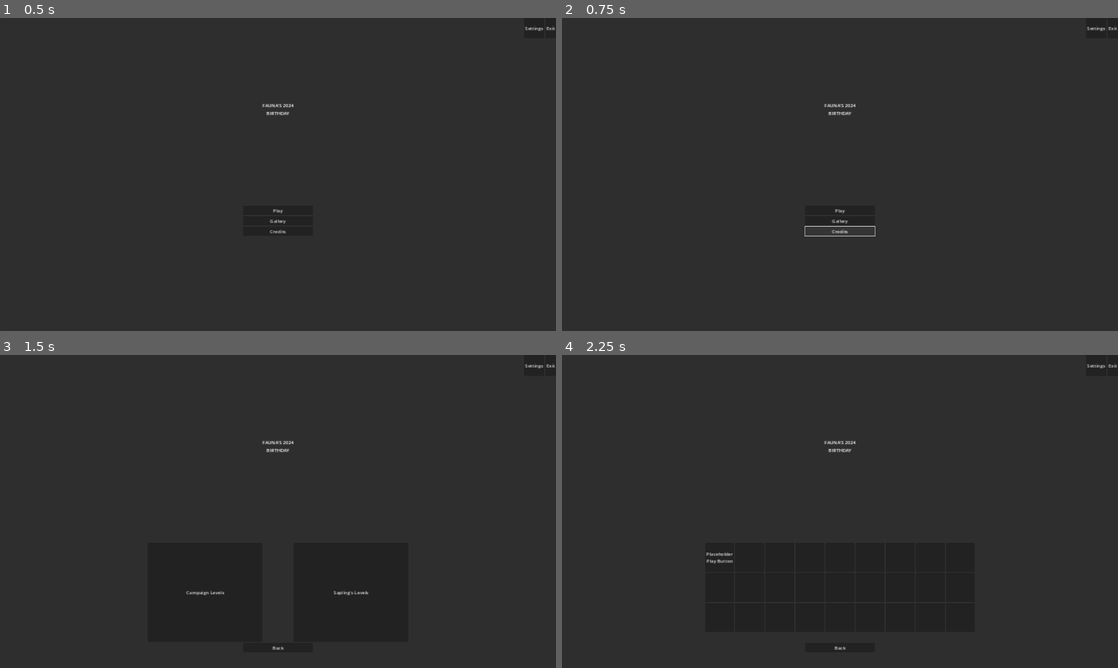
Above: before the commit, frames 1-4 (two rows, left to right).
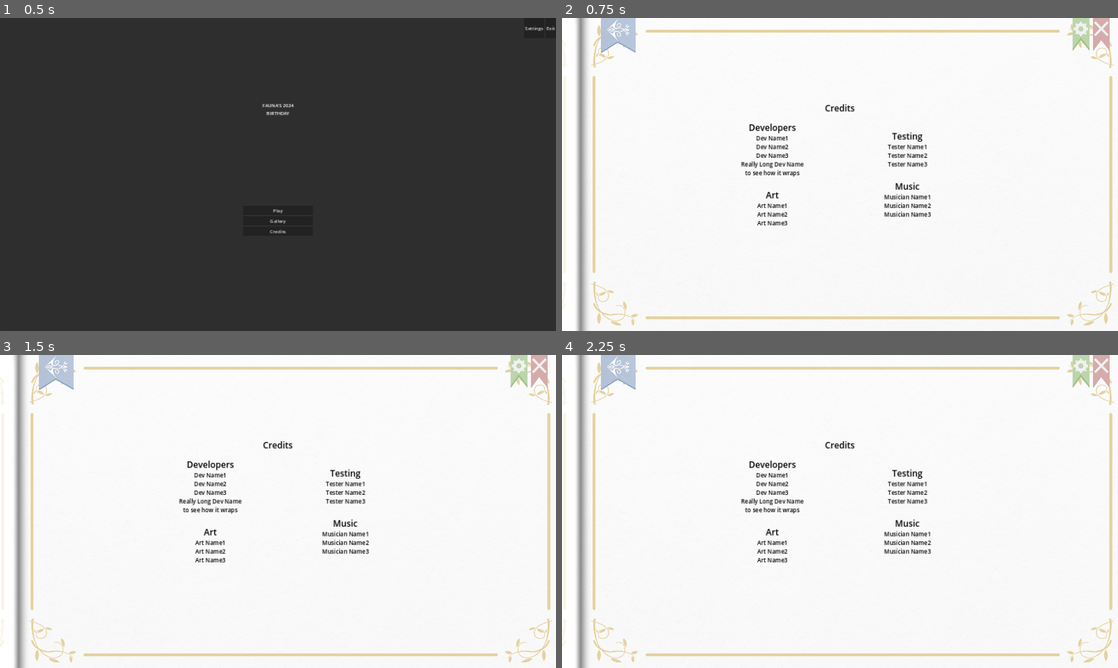
Above: after the commit, the same moments.

Repository: Saplings-Projects/Birthday-2024
Game: Godot game, scene res://MainScenes/main_menu_old.tscn
Two runs of this game, one before a commit and one after it. Both use one fixed random seed, a clock stepped at 60 frames per second and the inputs below. This scene is started directly instead of the project's main scene.
Inputs (mouse positions are in pixels of both pictures, inside the frame that each line leads up to):
- Up to frame 1 (0.5 s): no input
- Up to frame 2 (0.75 s): click "Credits" at 0.5 s
- Up to frame 3 (1.5 s): click (278, 545) at 1.25 s, where only the run before the commit has a clickable "Play"
- Up to frame 4 (2.25 s): click (767, 592) at 2 s, where only the run before the commit has a clickable "Campaign Levels"

Frame 1 is identical in both runs. In frame 2, 100% of the frame differs, in the area x 0-100%, y 0-100%; in frame 3, 100%; in frame 4, 100%.
Error before the commit: Invalid call. Nonexistent function 'GoToScreen' in base 'Nil'. (res://Scripts/Game/MainMenu/States/MainMenuStartState.gd:13)

Commit message:
Change MainMenuUiStartState to use ui manager func to show credits screen. Change CreditsScreen PackedScene to use box containers with rich text labels instead of a single rich text label

Diff:
--- a/Birthday-2024-Project/ScenePrefabs/CreditsScreen.tscn
+++ b/Birthday-2024-Project/ScenePrefabs/CreditsScreen.tscn
@@ -11,13 +11,23 @@
 
 [node name="CreditsScreen" type="Control"]
 layout_mode = 3
-anchors_preset = 0
+anchors_preset = 15
+anchor_right = 1.0
+anchor_bottom = 1.0
+grow_horizontal = 2
+grow_vertical = 2
 script = ExtResource("1_6as2f")
 
-[node name="Panel2" type="Panel" parent="."]
-layout_mode = 0
-
-[node name="TextureRect" type="TextureRect" parent="Panel2"]
+[node name="Control" type="Control" parent="."]
+layout_mode = 1
+anchors_preset = 15
+anchor_right = 1.0
+anchor_bottom = 1.0
+grow_horizontal = 2
+grow_vertical = 2
+pivot_offset = Vector2(960, 540)
+
+[node name="TextureRect" type="TextureRect" parent="Control"]
 layout_mode = 1
 anchors_preset = 15
 anchor_right = 1.0
@@ -28,68 +38,19 @@
 expand_mode = 3
 stretch_mode = 5
 
-[node name="TextureRect2" type="NinePatchRect" parent="Panel2"]
-offset_right = 1920.0
-offset_bottom = 1080.0
+[node name="TextureRect2" type="NinePatchRect" parent="Control"]
+layout_mode = 1
+anchors_preset = 15
+anchor_right = 1.0
+anchor_bottom = 1.0
+grow_horizontal = 2
+grow_vertical = 2
 texture = ExtResource("3_hr80e")
 patch_margin_left = 300
 patch_margin_top = 250
 patch_margin_right = 250
 patch_margin_bottom = 250
 
-[node name="CreditsText" type="RichTextLabel" parent="Panel2"]
-modulate = Color(0, 0, 0, 1)
-self_modulate = Color(0, 0, 0, 1)
-layout_mode = 1
-anchors_preset = 6
-anchor_left = 1.0
-anchor_top = 0.5
-anchor_right = 1.0
-anchor_bottom = 0.5
-offset_right = 1920.0
-offset_bottom = 1080.0
-grow_horizontal = 0
-grow_vertical = 2
-size_flags_horizontal = 4
-size_flags_vertical = 8
-bbcode_enabled = true
-text = "
-
-
-
-
-
-[center]Credits[/center]
-
-
-Developers
-Name here
-Name here
-Name here
-
-Testing
-Name here
-Name here
-Name here
-
-Music
-Name here
-Name here
-Name here
-
-Art
-Name here
-Name here
-Name here
-
-Sounds
-Name here
-Name here
-Name here
-"
-fit_content = true
-scroll_active = false
-
 [node name="Panel" type="Panel" parent="."]
 layout_mode = 1
 anchors_preset = 15
@@ -104,9 +65,9 @@
 anchors_preset = 1
 anchor_left = 1.0
 anchor_right = 1.0
-offset_left = 1760.0
+offset_left = -160.0
 offset_top = -200.0
-offset_right = 1824.0
+offset_right = -96.0
 offset_bottom = 120.0
 grow_horizontal = 0
 theme = ExtResource("4_nowih")
@@ -126,21 +87,122 @@
 anchors_preset = 1
 anchor_left = 1.0
 anchor_right = 1.0
-offset_left = 1830.0
+offset_left = -90.0
 offset_top = -200.0
-offset_right = 1894.0
+offset_right = -26.0
 offset_bottom = 120.0
 grow_horizontal = 0
 theme = ExtResource("6_qycl5")
 
-[node name="DeletionZone" type="ColorRect" parent="."]
-layout_mode = 1
-anchors_preset = 15
-anchor_right = 1.0
-anchor_bottom = 1.0
-grow_horizontal = 2
-grow_vertical = 2
-color = Color(1, 0, 0, 0.196078)
+[node name="HBoxContainer" type="HBoxContainer" parent="."]
+custom_minimum_size = Vector2(100, 100)
+layout_mode = 1
+anchors_preset = 8
+anchor_left = 0.5
+anchor_top = 0.5
+anchor_right = 0.5
+anchor_bottom = 0.5
+offset_left = -350.0
+offset_top = -250.0
+offset_right = 350.0
+offset_bottom = 250.0
+grow_horizontal = 2
+grow_vertical = 2
+theme_override_constants/separation = 0
+alignment = 1
+
+[node name="LeftColumn" type="VBoxContainer" parent="HBoxContainer"]
+custom_minimum_size = Vector2(100, 100)
+layout_mode = 2
+size_flags_horizontal = 3
+theme_override_constants/separation = 40
+alignment = 1
+
+[node name="Developers" type="RichTextLabel" parent="HBoxContainer/LeftColumn"]
+modulate = Color(0, 0, 0, 1)
+self_modulate = Color(0, 0, 0, 1)
+clip_contents = false
+layout_mode = 2
+theme_override_colors/default_color = Color(0, 0, 0, 1)
+theme_override_font_sizes/normal_font_size = 20
+bbcode_enabled = true
+text = "[center][font_size=30]Developers[/font_size]
+Dev Name1
+Dev Name2
+Dev Name3
+Really Long Dev Name to see how it wraps
+[/center]"
+fit_content = true
+scroll_active = false
+
+[node name="Art" type="RichTextLabel" parent="HBoxContainer/LeftColumn"]
+modulate = Color(0, 0, 0, 1)
+self_modulate = Color(0, 0, 0, 1)
+layout_mode = 2
+theme_override_colors/default_color = Color(0, 0, 0, 1)
+theme_override_font_sizes/normal_font_size = 20
+bbcode_enabled = true
+text = "[center][font_size=30]Art[/font_size]
+Art Name1
+Art Name2
+Art Name3
+[/center]"
+fit_content = true
+scroll_active = false
+
+[node name="CenterColumn" type="VBoxContainer" parent="HBoxContainer"]
+custom_minimum_size = Vector2(100, 100)
+layout_mode = 2
+size_flags_horizontal = 3
+
+[node name="Credits" type="RichTextLabel" parent="HBoxContainer/CenterColumn"]
+modulate = Color(0, 0, 0, 1)
+self_modulate = Color(0, 0, 0, 1)
+layout_mode = 2
+theme_override_colors/default_color = Color(0, 0, 0, 1)
+theme_override_font_sizes/normal_font_size = 30
+bbcode_enabled = true
+text = "[center]Credits[/center]"
+fit_content = true
+scroll_active = false
+
+[node name="RightColumn" type="VBoxContainer" parent="HBoxContainer"]
+custom_minimum_size = Vector2(100, 100)
+layout_mode = 2
+size_flags_horizontal = 3
+theme_override_constants/separation = 40
+alignment = 1
+
+[node name="Testing" type="RichTextLabel" parent="HBoxContainer/RightColumn"]
+modulate = Color(0, 0, 0, 1)
+self_modulate = Color(0, 0, 0, 1)
+clip_contents = false
+layout_mode = 2
+theme_override_colors/default_color = Color(0, 0, 0, 1)
+theme_override_font_sizes/normal_font_size = 20
+bbcode_enabled = true
+text = "[center][font_size=30]Testing[/font_size]
+Tester Name1
+Tester Name2
+Tester Name3
+[/center]"
+fit_content = true
+scroll_active = false
+
+[node name="Music" type="RichTextLabel" parent="HBoxContainer/RightColumn"]
+modulate = Color(0, 0, 0, 1)
+self_modulate = Color(0, 0, 0, 1)
+layout_mode = 2
+theme_override_colors/default_color = Color(0, 0, 0, 1)
+theme_override_font_sizes/normal_font_size = 20
+bbcode_enabled = true
+text = "[center][font_size=30]Music[/font_size]
+Musician Name1
+Musician Name2
+Musician Name3
+[/center]"
+fit_content = true
+scroll_active = false
 
 [connection signal="button_up" from="Panel/Settings Button" to="." method="_on_settings_button_button_up"]
 [connection signal="button_up" from="Panel/Back Button" to="." method="_on_back_button_button_up"]
--- a/Birthday-2024-Project/Scripts/Game/MainMenu/States/MainMenuStartState.gd
+++ b/Birthday-2024-Project/Scripts/Game/MainMenu/States/MainMenuStartState.gd
@@ -10,7 +10,6 @@
 func go_to_credits():
 	# TODO: Implement function
 	print("go_to_credits is not implemented in MainMenuStartState")
-	myScreen.GoToScreen(load("res://ScenePrefabs/CreditsScreen.tscn"), {}, true)
 
 
 func go_to_gallery():
--- a/Birthday-2024-Project/Scripts/UI/MainMenu/States/MainMenuUiStartState.gd
+++ b/Birthday-2024-Project/Scripts/UI/MainMenu/States/MainMenuUiStartState.gd
@@ -5,7 +5,7 @@
 
 
 func _on_credits_clicked():
-	_state.go_to_credits()
+	_ui_manager.show_credits_screen()
 
 
 func _on_exit_clicked():
